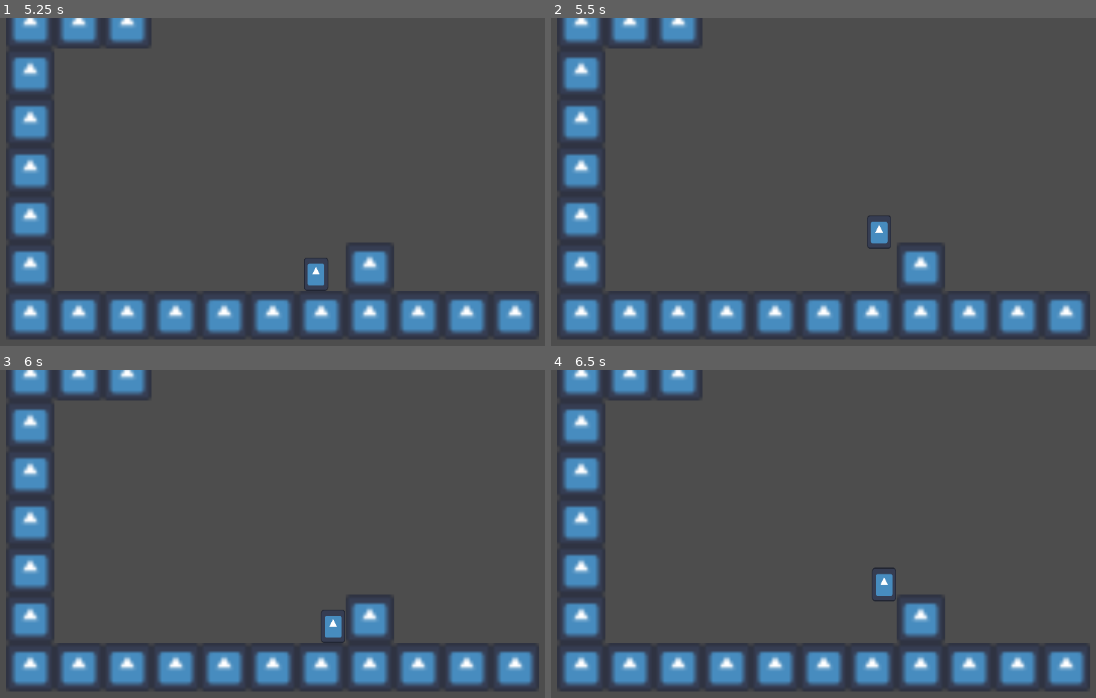
Above: before the commit, frames 1-4 (two rows, left to right).
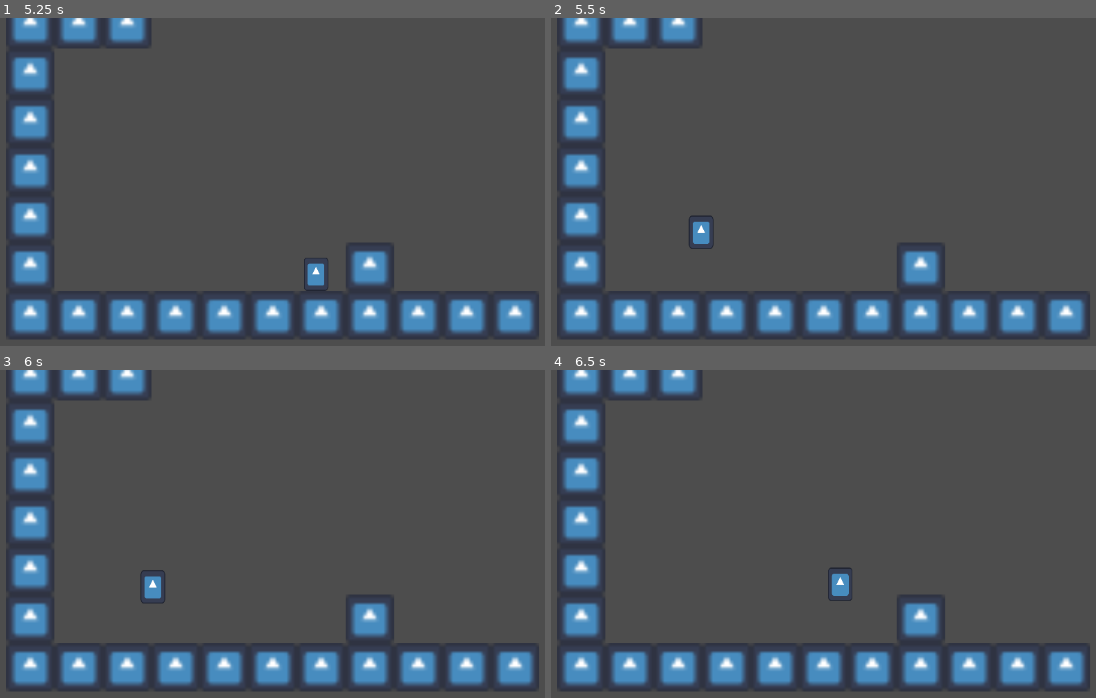
Above: after the commit, the same moments.

Repository: Shuflduf/Olympus
Game: Godot game, scene res://Scenes/world.tscn
Two runs of this game, one before a commit and one after it. Both use one fixed random seed, a clock stepped at 60 frames per second and the inputs below. The engine's default icon, where the game draws it, is replaced by a stand-in: a white triangle on a blue panel in a dark square.
Inputs:
- Up to frame 1 (5.25 s): tap Enter at 0.5 s; hold Z (climb) 0.53-1.28 s; hold Right (right) 0.53-2.03 s; tap C (jump) at 0.77, 0.8, 1.07, 1.35, 1.52, 1.82, 2.3, 3.02, 3.32, 4.52, 4.82 s; tap Z (climb) at 1.55, 2.85, 4.35 s; hold Z (climb) 2.03-2.78 s; hold Left (left) 2.03-4.28 s; hold C (jump) 3.53-4.28 s; hold Right (right) from 4.28 s (still down); hold Z (climb) from 5.03 s (still down)
- Up to frame 2 (5.5 s): keep holding Right (right); keep holding Z (climb); tap C (jump) at 5.3 s
- Up to frame 3 (6 s): keep holding Right (right); release Z (climb) at 5.78 s; tap C (jump) at 5.85 s
- Up to frame 4 (6.5 s): keep holding Right (right); tap C (jump) at 6.02, 6.32 s; tap Z (climb) at 6.05 s

Frame 1 is identical in both runs. In frame 2, 0.6% of the frame differs, in the area x 25-63%, y 60-71%; in frame 3, 0.6%; in frame 4, 0.6%.

Commit message:
made move dir vector

Diff:
--- a/Scripts/player.gd
+++ b/Scripts/player.gd
@@ -2,9 +2,20 @@
 extends CharacterBody2D
 
 # -- States --
+enum Dirs {
+    Left,
+    Right,
+    Toward,
+    Away,
+}
 var jumping := false
 var walking := false
 var climbing := false
+var direction: Dictionary = {
+    Dirs.Toward: Dirs.Left,
+    Dirs.Away: Dirs.Right
+}
+var dir_vec: Vector2i
 
 # -- Vertical --
 const gravity := 900.0
@@ -28,6 +39,7 @@
 const climb_speed := 50
 
 func _physics_process(delta: float) -> void:
+    ready_inputs()
     handle_vertical(delta)
     handle_horizontal(delta)
     handle_climbing(delta)
@@ -35,23 +47,20 @@
     move_and_slide()
 
 
+func ready_inputs() -> void:
+    dir_vec.x = roundi(Input.get_axis(&"left", &"right"))
+    dir_vec.y = roundi(Input.get_axis(&"up", &"down"))
+
 func handle_climbing(_delta: float) -> void:
-
-    if !climbing:
-        var dir := Input.get_axis(&"right", &"left")
-        if dir > 0:
-            %SideCollision.position = climbing_left_pos
-        elif dir < 0:
-            %SideCollision.position = climbing_right_pos
-
     climbing = %SideDetector.has_overlapping_bodies() and Input.is_action_pressed(&"climb")
     if climbing:
-        var dir := Input.get_axis(&"up", &"down") * climb_speed
-        velocity.y = dir
+        velocity.y = dir_vec.y * climb_speed
         if Input.is_action_just_pressed(&"jump"):
             climbing = false
-            velocity.x += %SideCollision.position.x * -20
             jump()
+
+
+            velocity.x += %SideCollision.position.x * -100
     print(climbing)
 
 
@@ -59,16 +68,19 @@
     if climbing:
         return
 
-    var dir := Input.get_axis(&"left", &"right")
+    if dir_vec.x < 0:
+        face_direction(Dirs.Left)
+    elif dir_vec.x > 0:
+        face_direction(Dirs.Right)
 
     var mult := 1.0
     if not is_on_floor():
         mult = air_mult
 
-    if abs(velocity.x) > max_run and sign(velocity.x) == dir:
-        velocity.x = move_toward(velocity.x, max_run * dir, run_reduce * mult * delta)
+    if abs(velocity.x) > max_run and sign(velocity.x) == dir_vec.x:
+        velocity.x = move_toward(velocity.x, max_run * dir_vec.x, run_reduce * mult * delta)
     else:
-        velocity.x = move_toward(velocity.x, max_run * dir, run_accel * mult * delta)
+        velocity.x = move_toward(velocity.x, max_run * dir_vec.x, run_accel * mult * delta)
 
     walking = velocity.x != 0
 
@@ -103,3 +115,20 @@
     velocity.y = current_jump_force
     var_jump_timer = var_jump_time
     jumping = true
+
+func face_direction(dir: Dirs) -> void:
+    var opposite_dir := Dirs.Left if dir == Dirs.Right else Dirs.Right
+    %SideCollision.position = climbing_right_pos if dir == Dirs.Right else climbing_left_pos
+    direction = {
+        Dirs.Toward: dir,
+        Dirs.Away: opposite_dir,
+    }
+
+#func get_move_direction() -> Dirs:
+    #var dir := Input.get_axis(&"left", &"right")
+    #if dir < 0:
+        #return Dirs.Left
+    #elif dir > 0:
+        #return Dirs.Right
+    #
+    #return direction[Dirs.Toward]
